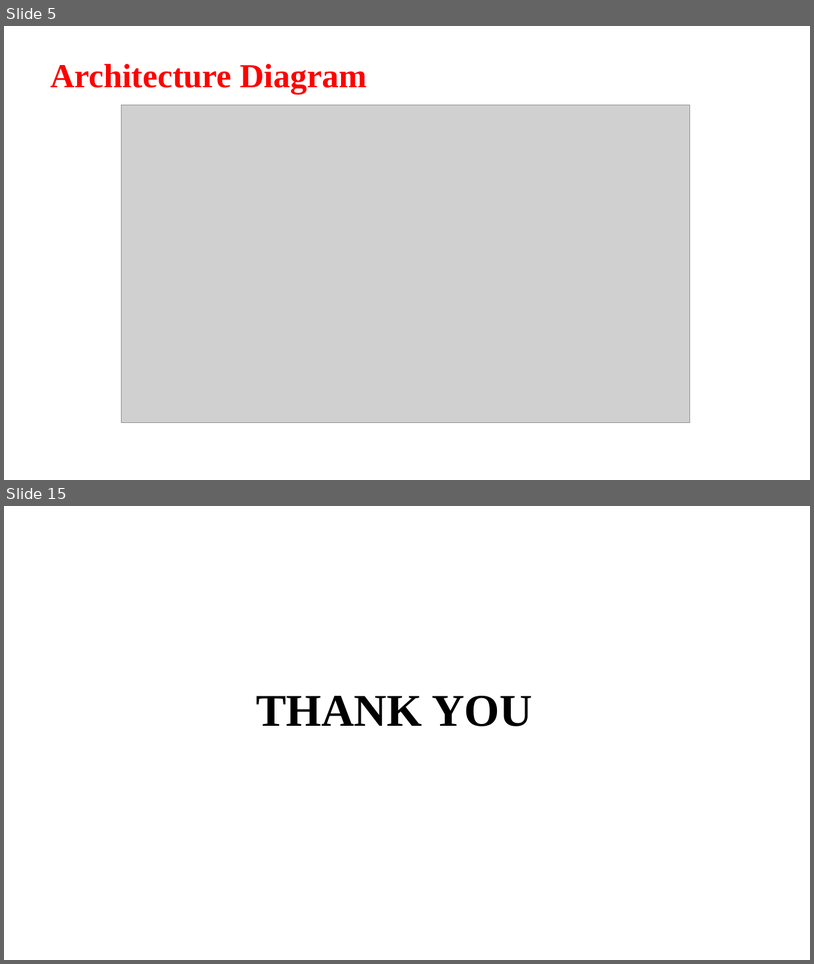
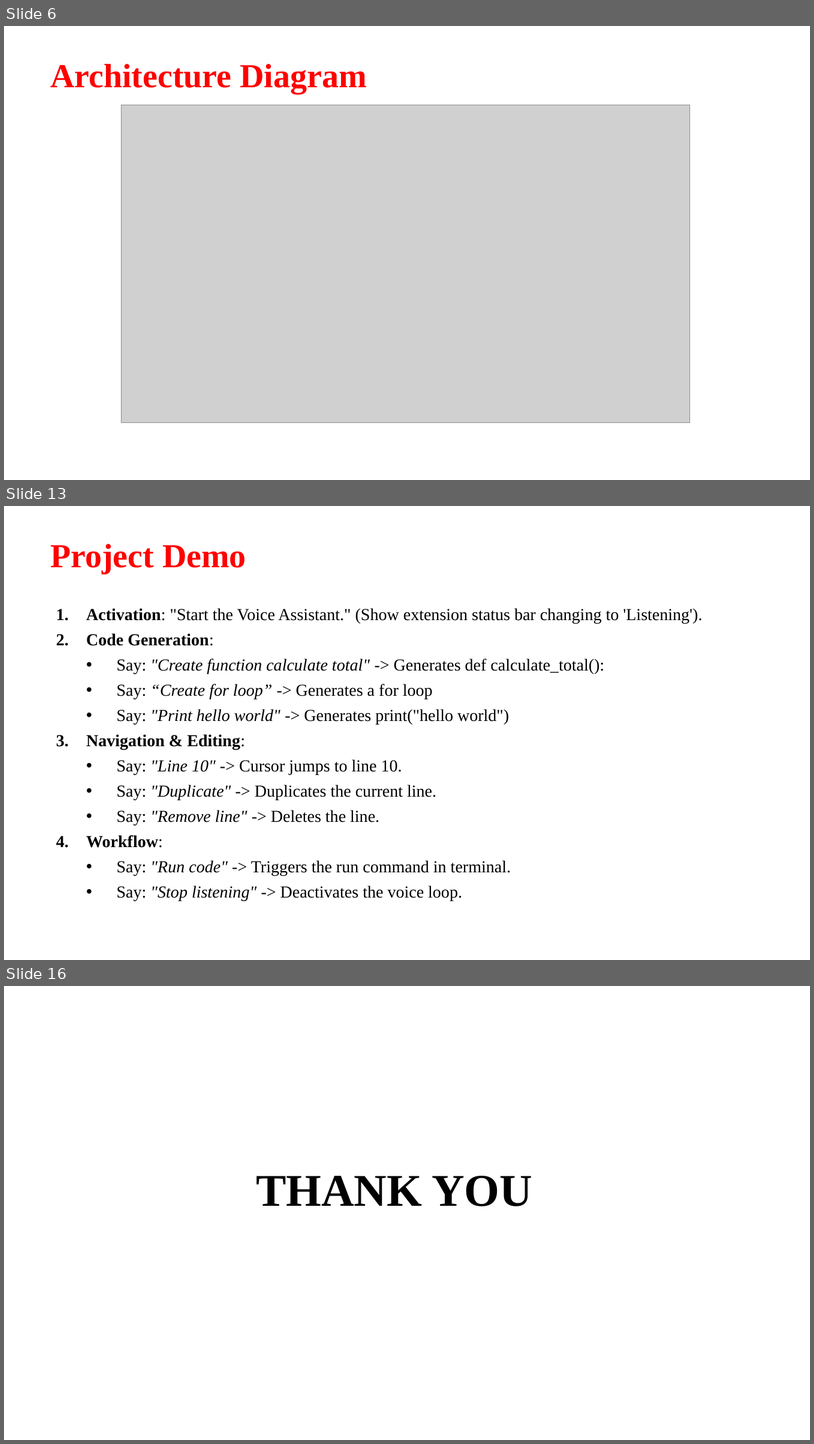
Before and after one commit to Aashif786/Coding_Assistant, a slide deck: docs/ppts/batch20 1st review.pptx. Shown one above the other, each under a label of ours: slides 5 and 15 before the commit, slides 6, 13 and 16 after it; the slides between them are not shown. The pictures are 814x964 and 814x1444 pixels, drawn with LibreOffice and Linux fonts; fonts in the diff are those of the drawing; grey boxes stand for pictures; background and template pictures are left out. Boxes give left, top, right and bottom in pixels: in the first picture for what was removed or moved away, otherwise in the second. Text is boxed around its words. In the diff, an @@ line names an element or a change of style, - is before the commit and + after.

```diff
--- a/docs/ppts/batch20 1st review.pptx
+++ b/docs/ppts/batch20 1st review.pptx
@@ slide 13 added at (4,506,810,960), background picture (left out) @@
@@ title added at (50,544,246,573), 40 pt, text #FF0000, bold @@
+Project Demo
@@ text added at (86,608,702,901), 20 pt, text #000000 @@
+1. Activation: "Start the Voice Assistant." (Show extension status bar changing to 'Listening').
+2. Code Generation:
+  • Say: "Create function calculate total" -> Generates def calculate_total():
+  • Say: “Create for loop” -> Generates a for loop
+  • Say: "Print hello world" -> Generates print("hello world")
+3. Navigation & Editing:
+  • Say: "Line 10" -> Cursor jumps to line 10.
+  • Say: "Duplicate" -> Duplicates the current line.
+  • Say: "Remove line" -> Deletes the line.
+4. Workflow:
+  • Say: "Run code" -> Triggers the run command in terminal.
+  • Say: "Stop listening" -> Deactivates the voice loop.
@@ what was slide 5 is now slide 6 @@
@@ what was slide 15 is now slide 16 @@
```
Also in this commit, not shown: 5 slides changed, 8 other slides added, 8 slides removed, 12 other files.
